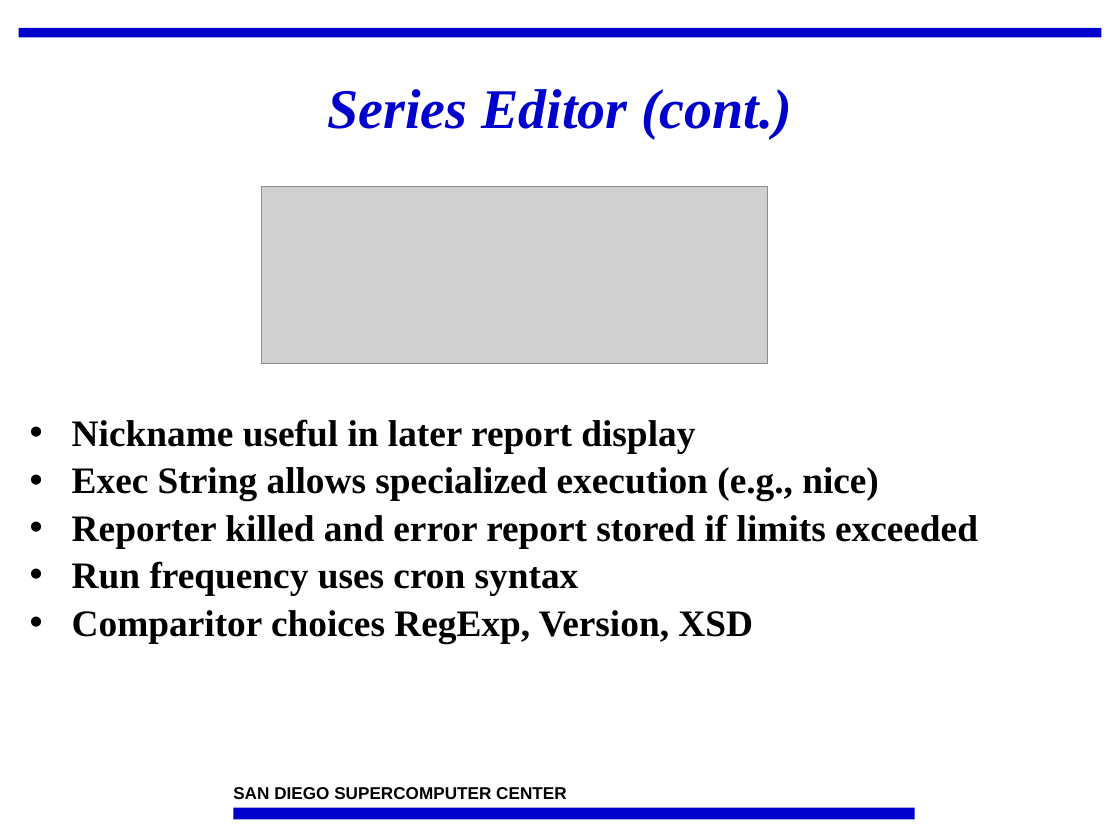
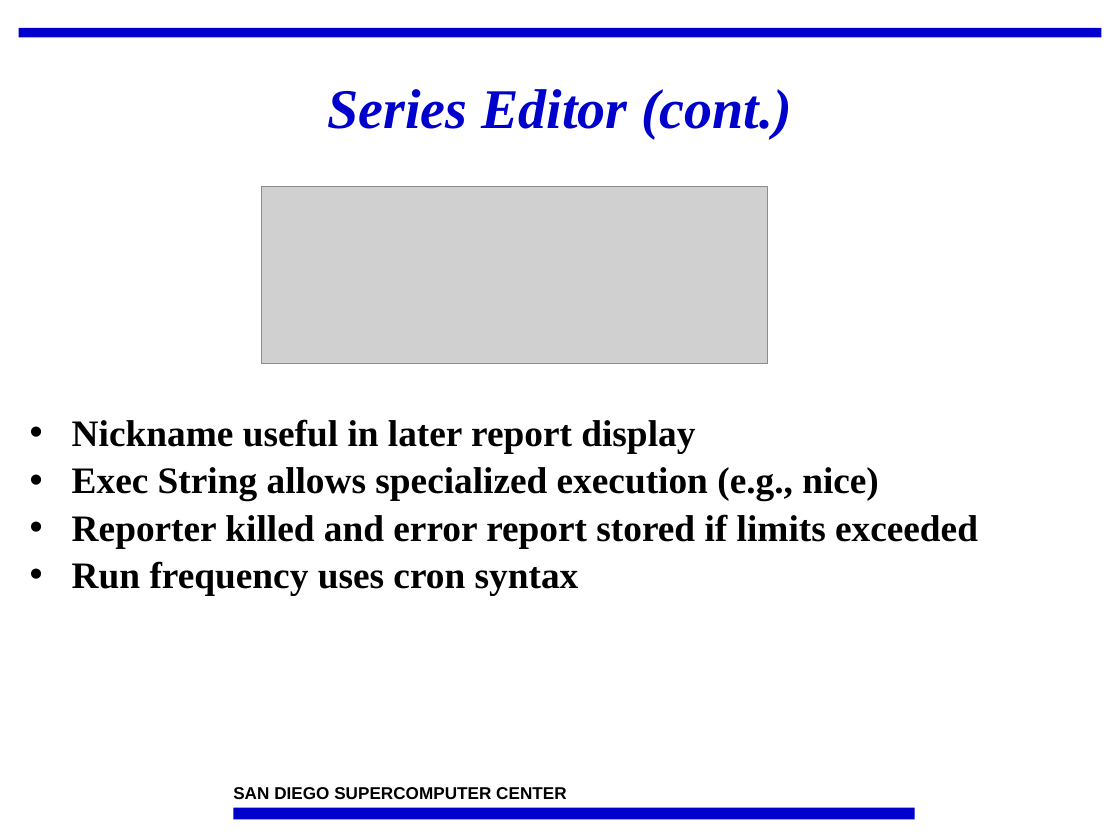
Before and after one commit to IncaProject/inca-xsede, a slide deck: slide 18 of talks/feb-06-workshop/incat.ppt (slide 16 before the commit). Drawn at 1120x840 pixels with LibreOffice and Linux fonts; fonts in the diff are those of the drawing; grey boxes stand for pictures; background and template pictures are left out. Boxes give left, top, right and bottom in pixels: in the first picture for what was removed or moved away, otherwise in the second. Text is boxed around its words. In the diff, an @@ line names an element or a change of style, - is before the commit and + after.

```diff
--- a/talks/feb-06-workshop/incat.ppt
+++ b/talks/feb-06-workshop/incat.ppt
@@ text at <box>72,610,753,643</box>: paragraph removed @@
-• Comparitor choices RegExp, Version, XSD
```
Also in this commit, not shown: 6 other slides changed, 2 slides added.
